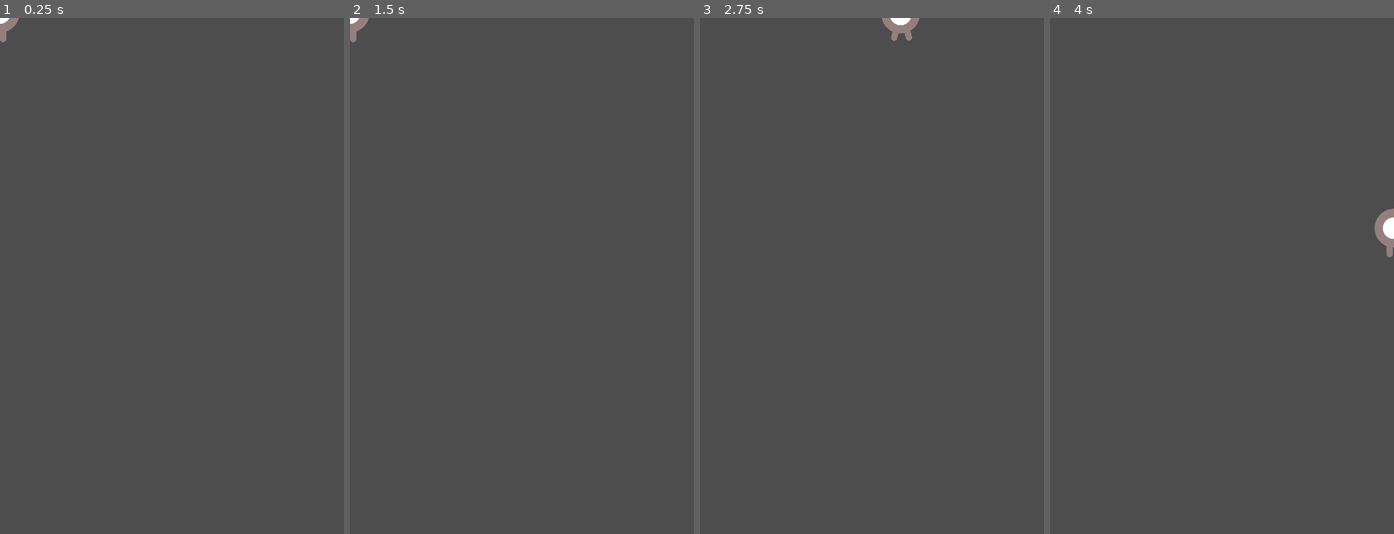
Above: before the commit, frames 1-4 (left to right).
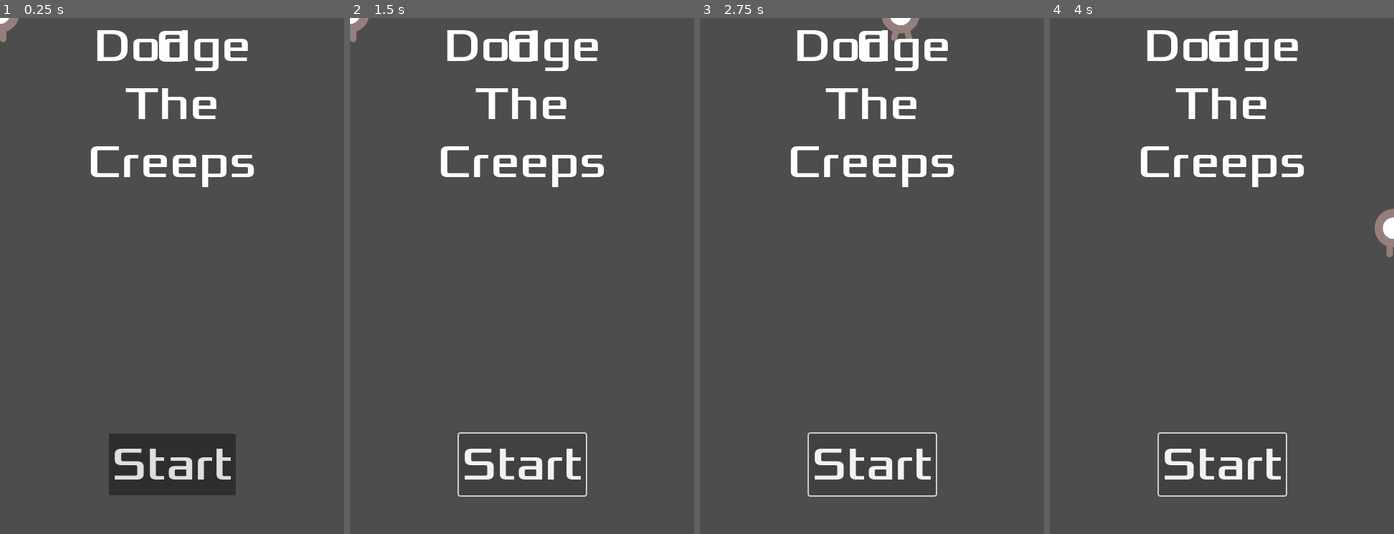
Above: after the commit, the same moments.

Repository: riddled1002/godotFirstGame
Game: Godot game, scene res://main.tscn
The game is run twice, just before and just after one commit, with the same random seed, the same clock (stepped at 60 frames per second) and the same inputs. This scene is started directly instead of the project's main scene.
Inputs (mouse positions are in pixels of both pictures, inside the frame that each line leads up to):
- Up to frame 1 (0.25 s): no input
- Up to frame 2 (1.5 s): click (522, 466) at 0.5 s, where only the run after the commit has a clickable "Start"; click (522, 466) at 1.25 s, where only the run after the commit has a clickable "Start"
- Up to frame 3 (2.75 s): tap Enter at 2 s; hold Right (move_right) from 2.03 s (still down)
- Up to frame 4 (4 s): release Right (move_right) at 2.78 s; hold Down (move_down) 2.78-3.53 s; hold Right (move_right) from 3.53 s (still down)

The runs differ from the first frame. In frame 1, 7.4% of the frame differs, in the area x 26-74%, y 2-93%; in frame 2, 4.2%; in frame 3, 4.2%; in frame 4, 4.2%.

Commit message:
modified:   HUD.gd 	modified:   main.gd 	modified:   main.tscn
Added HUD scene to main scene.

Diff:
--- a/HUD.gd
+++ b/HUD.gd
@@ -28,13 +28,3 @@
 
 func _on_message_timeout():
 	$Message.hide()
-
-
-# Called when the node enters the scene tree for the first time.
-func _ready():
-	pass # Replace with function body.
-
-
-# Called every frame. 'delta' is the elapsed time since the previous frame.
-func _process(delta):
-	pass
--- a/main.gd
+++ b/main.gd
@@ -18,14 +18,18 @@
 func game_over():
 	$ScoreTimer.stop()
 	$MobTimer.stop()
+	$HUD.show_game_over()
 
 func new_game():
 	score = 0
 	$Player.start($StartPosition.position)
 	$StartTimer.start()
+	$HUD.update_score(score)
+	$HUD.show_message("Get Ready")
 
 func _on_score_timer_timeout():
 	score += 1
+	$HUD.update_score(score)
 
 func _on_start_timer_timeout():
 	$MobTimer.start()
--- a/main.tscn
+++ b/main.tscn
@@ -1,8 +1,9 @@
-[gd_scene load_steps=5 format=3 uid="uid://t6o1a6tugfa8"]
+[gd_scene load_steps=6 format=3 uid="uid://t6o1a6tugfa8"]
 
 [ext_resource type="PackedScene" uid="uid://h0gb3l8bbhik" path="res://player.tscn" id="1_5bmaa"]
 [ext_resource type="Script" path="res://main.gd" id="1_addhw"]
 [ext_resource type="PackedScene" uid="uid://dgjessjbx3c7b" path="res://mob.tscn" id="2_1ywoq"]
+[ext_resource type="PackedScene" uid="uid://d2jycgd6wvtoe" path="res://hud.tscn" id="4_dv2xg"]
 
 [sub_resource type="Curve2D" id="Curve2D_i3dm8"]
 _data = {
@@ -34,6 +35,8 @@
 [node name="MobSpawnLocation" type="PathFollow2D" parent="MobPath"]
 position = Vector2(3, -1)
 
+[node name="HUD" parent="." instance=ExtResource("4_dv2xg")]
+
 [connection signal="hit" from="Player" to="." method="game_over"]
 [connection signal="timeout" from="MobTimer" to="." method="_on_mob_timer_timeout"]
 [connection signal="timeout" from="ScoreTimer" to="." method="_on_score_timer_timeout"]
